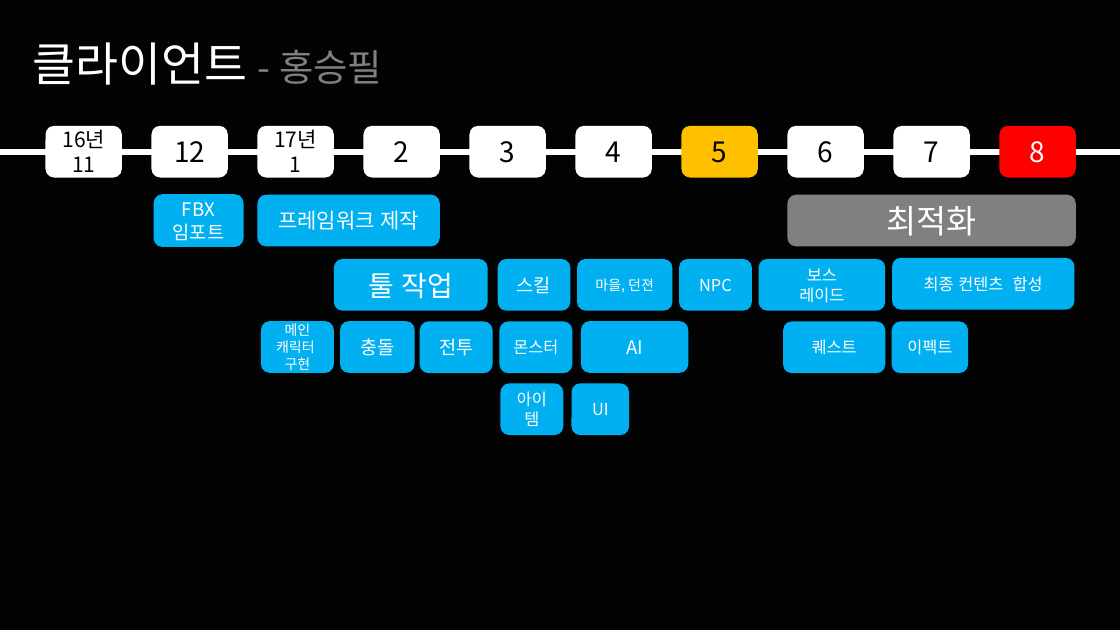
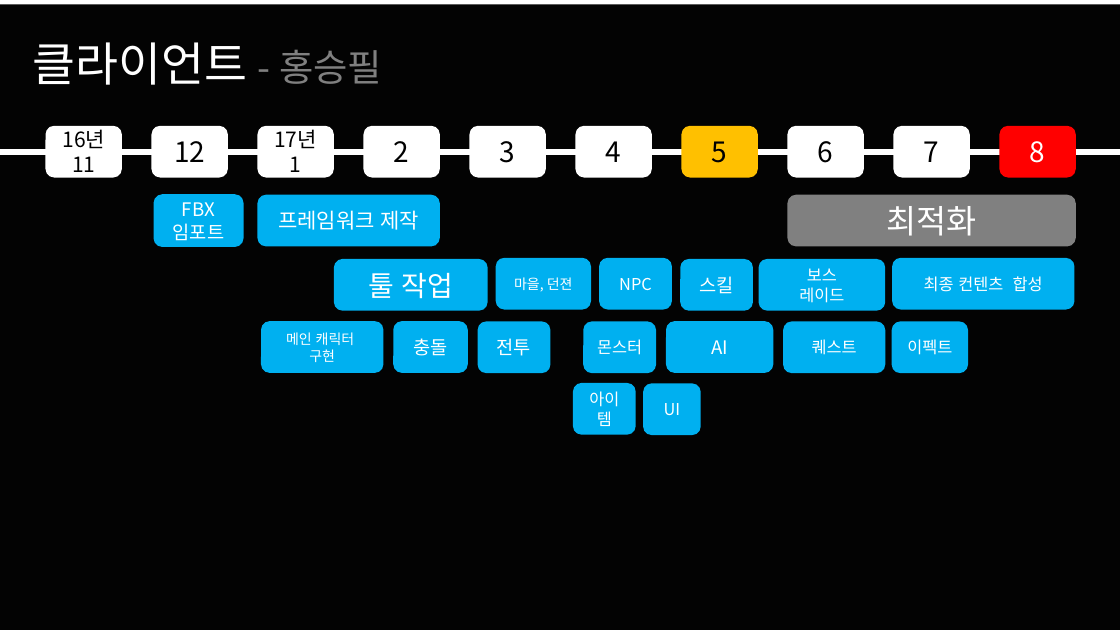
Before and after one commit to korleinster/gamebusdriver, a slide deck: slide 5 of documents/일정표(20170217).pptx. Drawn at 1120x630 pixels with LibreOffice and Linux fonts; fonts in the diff are those of the drawing; background and template pictures are left out. Boxes give left, top, right and bottom in pixels: in the first picture for what was removed or moved away, otherwise in the second. Text is boxed around its words. In the diff, an @@ line names an element or a change of style, - is before the commit and + after.

Commit message:
[홍승필] 일정표 수정.
일대로 안풀림.

```diff
--- a/documents/일정표(20170217).pptx
+++ b/documents/일정표(20170217).pptx
@@ rectangle: place and size @@
-rectangle at box(0, 0, 1120, 630)
+rectangle at box(0, 4, 1120, 630)
@@ rounded rectangle "마을, 던젼": place and size @@
-rounded rectangle "마을, 던젼" at box(577, 259, 672, 311)
+rounded rectangle "마을, 던젼" at box(496, 258, 591, 310)
@@ rounded rectangle "NPC": place and size @@
-rounded rectangle "NPC" at box(679, 259, 752, 311)
+rounded rectangle "NPC" at box(599, 258, 672, 310)
@@ rounded rectangle "스킬": place and size @@
-rounded rectangle "스킬" at box(498, 259, 571, 311)
+rounded rectangle "스킬" at box(681, 259, 754, 311)
@@ rounded rectangle "메인 캐릭터": place and size @@
-rounded rectangle "메인 캐릭터" at box(261, 321, 334, 373)
+rounded rectangle "메인 캐릭터" at box(261, 321, 384, 373)
@@ rounded rectangle "충돌": place and size @@
-rounded rectangle "충돌" at box(340, 321, 415, 373)
+rounded rectangle "충돌" at box(393, 321, 468, 373)
@@ rounded rectangle "전투": place and size @@
-rounded rectangle "전투" at box(420, 322, 493, 374)
+rounded rectangle "전투" at box(478, 322, 551, 374)
@@ rounded rectangle "몬스터": place and size @@
-rounded rectangle "몬스터" at box(500, 322, 573, 374)
+rounded rectangle "몬스터" at box(583, 322, 656, 374)
@@ rounded rectangle "AI": place and size @@
-rounded rectangle "AI" at box(581, 321, 689, 373)
+rounded rectangle "AI" at box(666, 321, 774, 373)
@@ rounded rectangle "아이템": place and size @@
-rounded rectangle "아이템" at box(501, 383, 564, 435)
+rounded rectangle "아이템" at box(573, 383, 636, 435)
@@ rounded rectangle "UI": place and size @@
-rounded rectangle "UI" at box(571, 383, 629, 435)
+rounded rectangle "UI" at box(644, 383, 702, 435)
```
